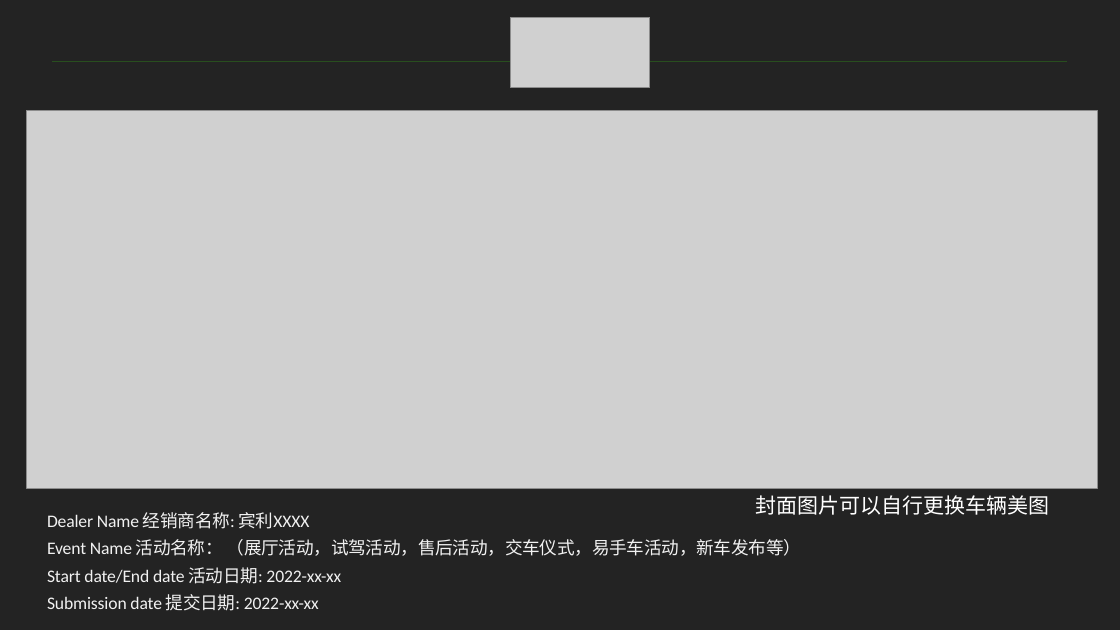
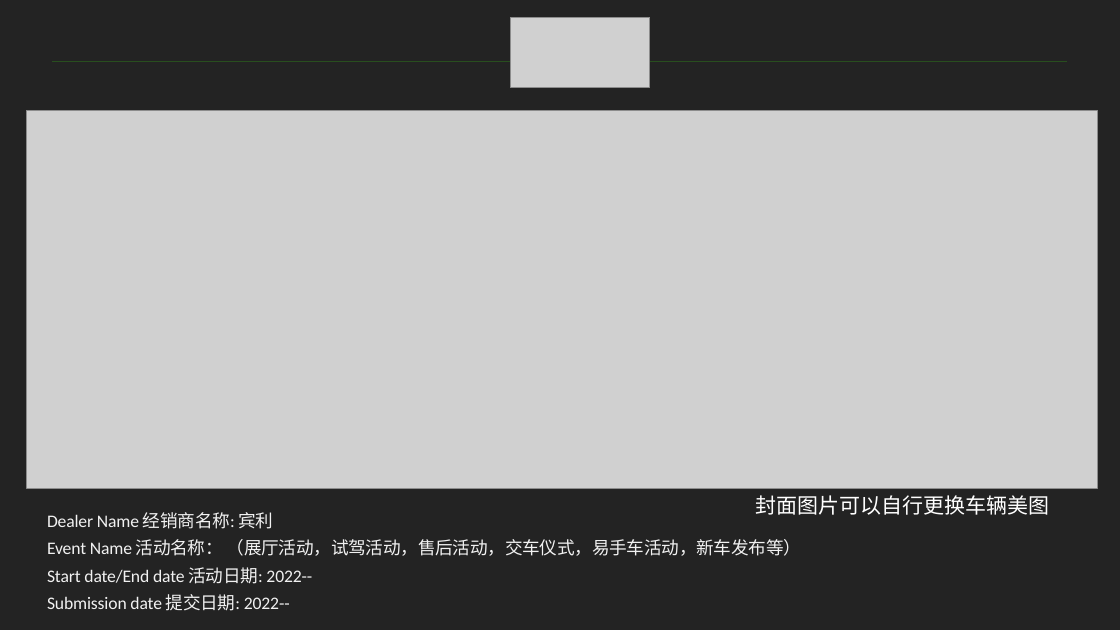
Before and after one commit to Yrtech-Tony/com.yrtech.Bentley.API.Upgrade, a slide deck: slide 1 of com.yrtech.bentleyAPI/com.yrtech.InventoryAPI/template/2022 Dealer Coop fund event plan template-under.pptx. Drawn at 1120x630 pixels with LibreOffice and Linux fonts; fonts in the diff are those of the drawing; grey boxes stand for pictures. Boxes give left, top, right and bottom in pixels: in the first picture for what was removed or moved away, otherwise in the second. Text is boxed around its words. In the diff, an @@ line names an element or a change of style, - is before the commit and + after.

```diff
--- a/com.yrtech.bentleyAPI/com.yrtech.InventoryAPI/template/2022 Dealer Coop fund event plan template-under.pptx
+++ b/com.yrtech.bentleyAPI/com.yrtech.InventoryAPI/template/2022 Dealer Coop fund event plan template-under.pptx
@@ text at (47, 512, 274, 529): text changed @@
-Dealer Name 经销商名称: 宾利XXXX
+Dealer Name 经销商名称: 宾利
@@ text at (47, 567, 312, 611): text changed @@
-Start date/End date 活动日期: 2022-xx-xx
-Submission date 提交日期: 2022-xx-xx
+Start date/End date 活动日期: 2022--
+Submission date 提交日期: 2022--
```
Also in this commit, not shown: 4 other slides changed, 5 other files.
